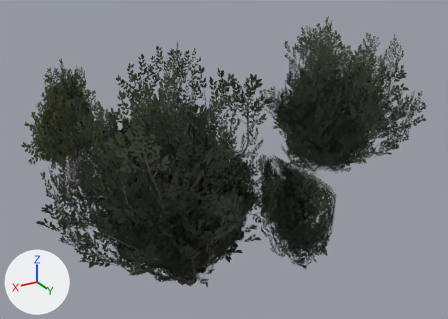
Before and after pictures for a commit that changed the glTF model dist/assets/veg/veg.shrubs.glb.
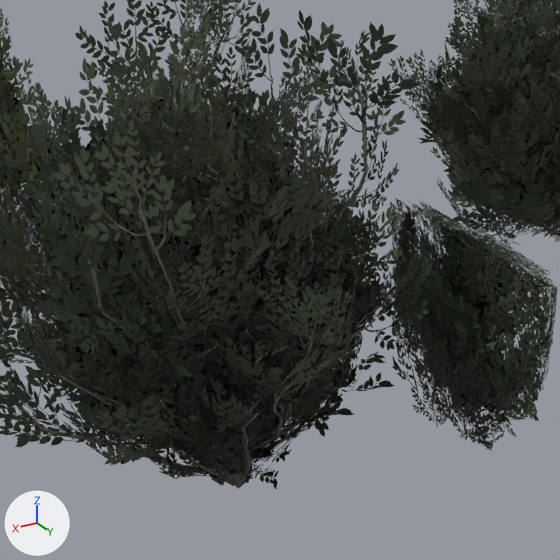
There are two pictures of each version: one whole from a 50 mm lens placed at (1.71, 3.12, 2.6), pointed at (-0.87, -1.17, 0.46), one close up on the part from 18% to 75% of the width and 20% to 100% of the height. The lights are fixed; the arrows at lower left show +X, +Y and +Z. The older version's two pictures come first. Objects named as collision shapes, trigger or cutter boxes, shadow casters or lower levels of detail are left out. Where no turn or scale is listed for an object, it has been applied to the vertices. Vertices at exactly the same position are counted once.

In view in the first close-up: 'shrub.globe.1:lod0', 'shrub.globe.2:lod0', 'shrub.globe.3:lod0', 'shrub.hedge.1:lod0', 'shrub.hedge.2:lod0', 'shrub.natural.big.1:lod0', 'shrub.natural.big.2:lod0', 'shrub.natural.big.3:lod0', 'shrub.natural.big.4:lod0', 'shrub.natural.big.5:lod0', 'shrub.natural.medium.1:lod0', 'shrub.natural.medium.2:lod0', 'shrub.natural.medium.3:lod0', 'shrub.natural.medium.4:lod0', 'shrub.natural.medium.5:lod0', 'shrub.natural.small.3:lod0' and 6 more.
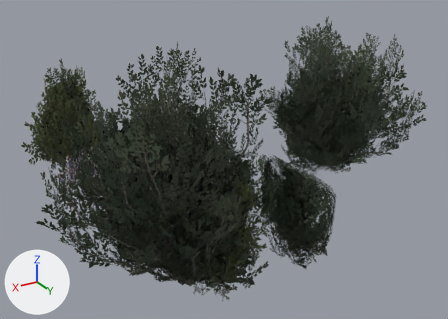
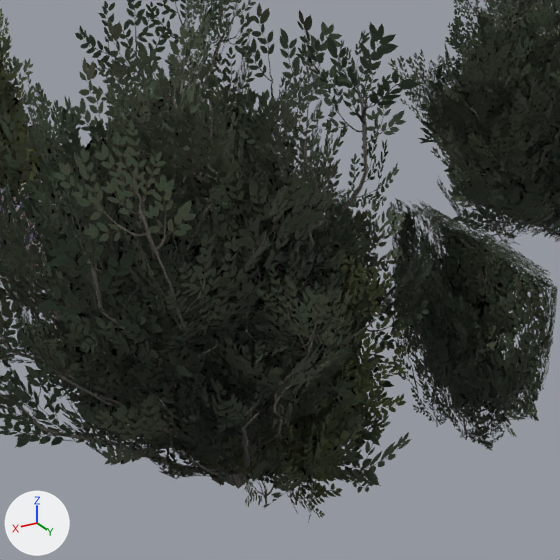
Where the change shows, as pixel boxes (x1, y1, x2, y2) in the close-ups (560 x 560 px):
'shrub.natural.medium.5:lod0', reshaped (mostly hidden): before (0, 35, 48, 173); after (0, 35, 409, 513)
'shrub.natural.medium.2:lod0', reshaped: before (0, 29, 35, 149); after (0, 29, 382, 526)
'shrub.natural.medium.4:lod0', reshaped (mostly hidden before): before (0, 60, 29, 137); after (0, 60, 410, 499)
'shrub.natural.medium.1:lod0', reshaped (mostly hidden before): before (0, 47, 27, 127); after (0, 47, 364, 510)
'shrub.natural.medium.3:lod0', reshaped: before (0, 8, 24, 128); after (0, 8, 380, 518)
part 1 of me_shrub_natural_medium_1_lod0, added: after (216, 250, 364, 510)
part 2 of me_shrub_natural_medium_2_lod0, added: after (248, 205, 382, 526)
part 3 of me_shrub_natural_medium_3_lod0, added (mostly hidden): after (216, 231, 380, 518)
part 4 of me_shrub_natural_medium_4_lod0, added: after (234, 286, 410, 499)
part 5 of me_shrub_natural_medium_5_lod0, added: after (203, 246, 409, 513)

The change, as a diff of the scene's bpy script:
```diff
--- a/dist/assets/veg/veg.shrubs.glb.py
+++ b/dist/assets/veg/veg.shrubs.glb.py
@@ me_shrub_natural_medium_1_lod0 @@
-me_shrub_natural_medium_1_lod0.from_pydata(...)  # 183 vertices, 222 faces; spans x -0.406..0.315, y -3.183..-2.652, z 0.0..0.991
+me_shrub_natural_medium_1_lod0.from_pydata(...)  # 285 vertices, 319 faces; spans x -0.406..0.315, y -3.183..0.228, z 0.0..0.991
+# me_shrub_natural_medium_1_lod0 part 1: 97 vertices added at x -0.308..0.135, y -0.381..0.228, z 0.079..0.91
+# other edits to the shape of me_shrub_natural_medium_1_lod0 do not show in these pictures
 me_shrub_natural_medium_1_lod0.materials.append(mat_mat_bark_veg_shrubs)
@@ me_shrub_natural_medium_2_lod0 @@
-me_shrub_natural_medium_2_lod0.from_pydata(...)  # 296 vertices, 354 faces; spans x -0.31..0.354, y -3.118..-2.466, z 0.0..1.145
+me_shrub_natural_medium_2_lod0.from_pydata(...)  # 464 vertices, 516 faces; spans x -0.439..0.354, y -3.118..0.223, z 0.0..1.145
+# me_shrub_natural_medium_2_lod0 part 2
+# 168 vertices are added at x -0.439..0.099, y -0.39..0.223, z 0.003..1.041
+# 162 new faces join them, mat_mat_foliage_veg_shrubs
 me_shrub_natural_medium_2_lod0.materials.append(mat_mat_bark_veg_shrubs)
@@ me_shrub_natural_medium_3_lod0 @@
-me_shrub_natural_medium_3_lod0.from_pydata(...)  # 431 vertices, 512 faces; spans x -0.298..0.251, y -3.078..-2.497, z 0.0..1.03
+me_shrub_natural_medium_3_lod0.from_pydata(...)  # 682 vertices, 744 faces; spans x -0.454..0.251, y -3.078..0.144, z 0.0..1.03
+# me_shrub_natural_medium_3_lod0 part 3: 236 vertices added at x -0.454..0.137, y -0.314..0.144, z 0.0..0.948
+# other edits to the shape of me_shrub_natural_medium_3_lod0 do not show in these pictures
 me_shrub_natural_medium_3_lod0.materials.append(mat_mat_bark_veg_shrubs)
@@ me_shrub_natural_medium_4_lod0 @@
-me_shrub_natural_medium_4_lod0.from_pydata(...)  # 358 vertices, 420 faces; spans x -0.228..0.376, y -3.15..-2.517, z 0.0..0.92
+me_shrub_natural_medium_4_lod0.from_pydata(...)  # 568 vertices, 617 faces; spans x -0.48..0.376, y -3.15..0.275, z 0.0..0.92
+# me_shrub_natural_medium_4_lod0 part 4: 195 vertices added at x -0.48..0.122, y -0.348..0.275, z 0.001..0.845
+# other edits to the shape of me_shrub_natural_medium_4_lod0 do not show in these pictures
 me_shrub_natural_medium_4_lod0.materials.append(mat_mat_bark_veg_shrubs)
@@ me_shrub_natural_medium_5_lod0 @@
-me_shrub_natural_medium_5_lod0.from_pydata(...)  # 688 vertices, 836 faces; spans x -0.381..0.445, y -3.113..-2.457, z 0.0..0.996
+me_shrub_natural_medium_5_lod0.from_pydata(...)  # 1074 vertices, 1197 faces; spans x -0.553..0.445, y -3.113..0.262, z 0.0..0.996
+# me_shrub_natural_medium_5_lod0 part 5: 366 vertices added at x -0.553..0.176, y -0.436..0.262, z 0.001..0.914
+# other edits to the shape of me_shrub_natural_medium_5_lod0 do not show in these pictures
 me_shrub_natural_medium_5_lod0.materials.append(mat_mat_bark_veg_shrubs)
```
